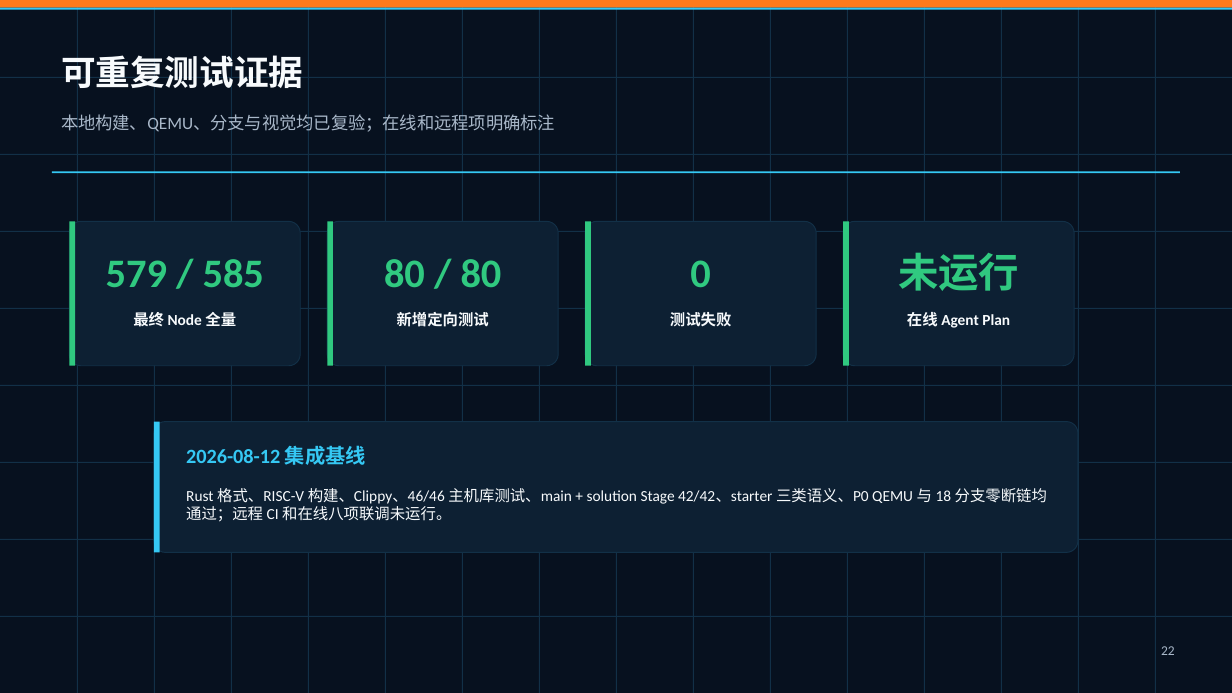
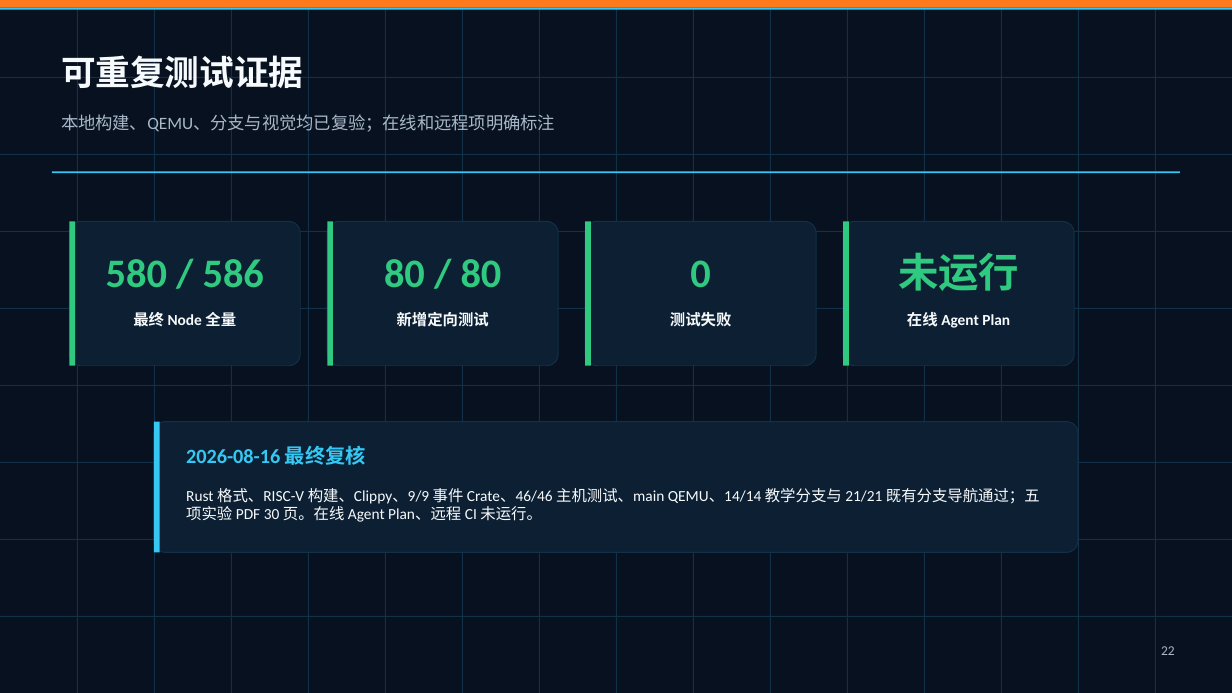
Before and after one commit to yicanzhang776-tech/os, a slide deck: slide 22 of docs/slides/AI-OS-Teaching-Defense-Final.pptx. Drawn at 1232x693 pixels with LibreOffice and Linux fonts; fonts in the diff are those of the drawing. Boxes give left, top, right and bottom in pixels: in the first picture for what was removed or moved away, otherwise in the second. Text is boxed around its words. In the diff, an @@ line names an element or a change of style, - is before the commit and + after.

```diff
--- a/docs/slides/AI-OS-Teaching-Defense-Final.pptx
+++ b/docs/slides/AI-OS-Teaching-Defense-Final.pptx
@@ text at (x1=106, y1=259, x2=264, y2=288): text changed @@
-579 / 585
+580 / 586
@@ text at (x1=186, y1=446, x2=366, y2=465): text changed @@
-2026-08-12 集成基线
+2026-08-16 最终复核
@@ text at (x1=186, y1=488, x2=1040, y2=522): text changed @@
-Rust 格式、RISC-V 构建、Clippy、46/46 主机库测试、main + solution Stage 42/42、starter 三类语义、P0 QEMU 与 18 分支零断链均通过；远程 CI 和在线八项联调未运行。
+Rust 格式、RISC-V 构建、Clippy、9/9 事件 Crate、46/46 主机测试、main QEMU、14/14 教学分支与 21/21 既有分支导航通过；五项实验 PDF 30 页。在线 Agent Plan、远程 CI 未运行。
```
Also in this commit, not shown: 1 other slide changed, 8 other files.
